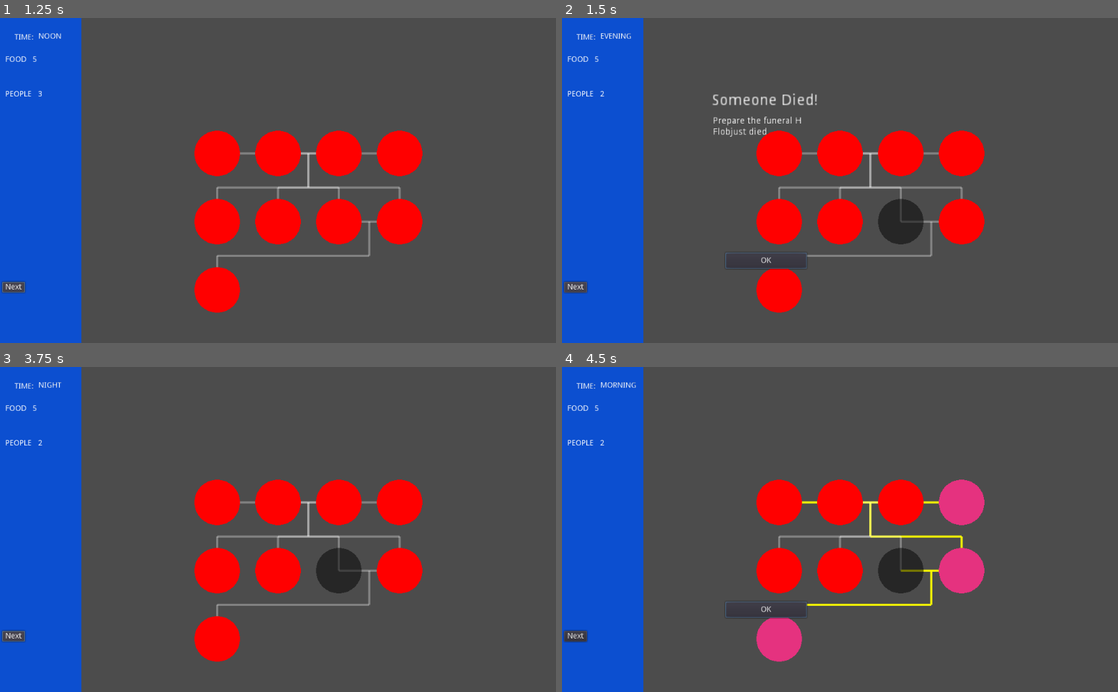
Above: before the commit, frames 1-4 (two rows, left to right).
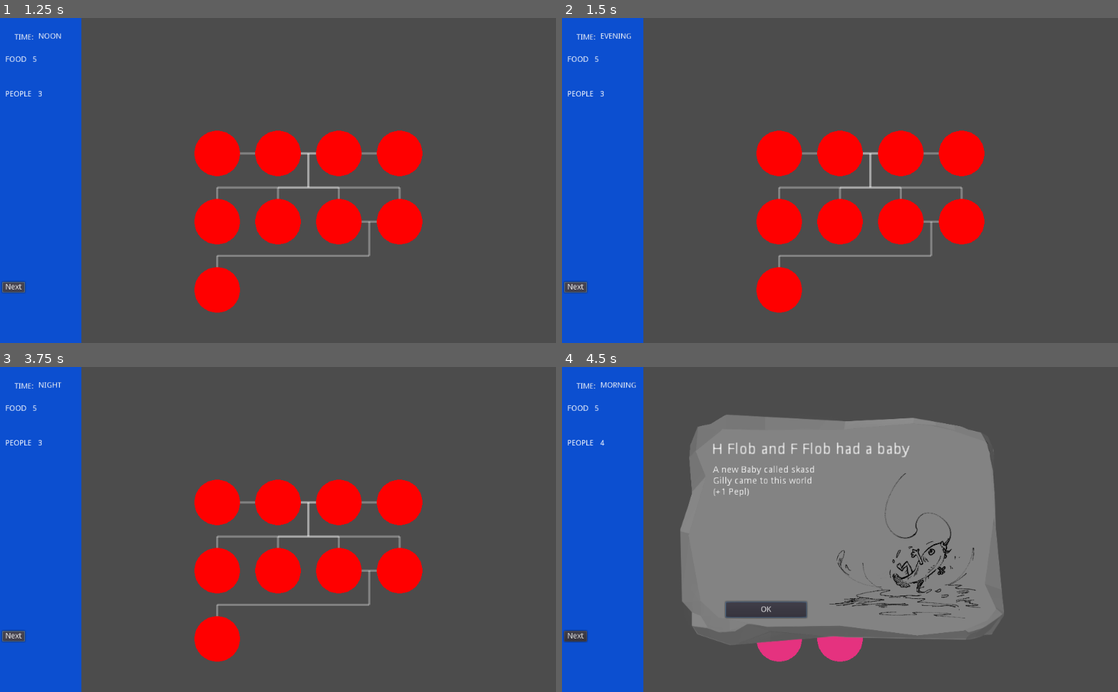
Above: after the commit, the same moments.

Repository: pmoco/GGJ23-FlipFlop_Gene
Game: Godot game, scene res://scenes/test.tscn
The game is run twice, just before and just after one commit, with the same random seed, the same clock (stepped at 60 frames per second) and the same inputs.
Inputs (mouse positions are in pixels of both pictures, inside the frame that each line leads up to):
- Up to frame 1 (1.25 s): click "Next" at 0.5 s
- Up to frame 2 (1.5 s): click "Next" at 1.25 s
- Up to frame 3 (3.75 s): click (205, 610) at 2 s, where only the run before the commit has a clickable "OK"; click (205, 610) at 2.75 s, where only the run before the commit has a clickable "OK"; click "Next" at 3.5 s
- Up to frame 4 (4.5 s): tap Enter at 4.25 s; move the mouse to (962, 513) at 4.27 s; click (962, 513) at 4.42 s

Frame 1 is identical in both runs. In frame 2, 1.6% of the frame differs, in the area x 0-66%, y 23-85%; in frame 3, 0.9%; in frame 4, 35%, in the area x 6-80%, y 14-91%.
Error after the commit: Invalid call. Nonexistent function 'getTaskEvent' in base 'Node (Event_manager.gd)'. (res://scripts/states/Evening.gd:14)

Commit message:
fix in Died Event

Diff:
--- a/Event_manager.gd
+++ b/Event_manager.gd
@@ -17,15 +17,15 @@
 
 
 var rdmEventList =[StrangerFound.new() , DiedEvent.new(), SickEvent.new(), MarryEvent.new(), HaveChildEvent.new()]
-var TaskEventList =[StrangerFound.new() , DiedEvent.new(),ExtrafoodEvent.new(),WoundedEvent.new()]
+var DayEventList =[StrangerFound.new() , DiedEvent.new(),ExtrafoodEvent.new(),WoundedEvent.new()]
 #var rdmEventList =[StrangerFound.new(),MarryEvent.new() ]
 
 func getNightEvent(_scene) -> Event:
 	return rdmEventList[randi() % rdmEventList.size()]
 
 
-func getTaskEvent(_scene) -> Event:
-	return TaskEventList[randi() % TaskEventList.size()]
+func getDayEvent(_scene) -> Event:
+	return DayEventList[randi() % DayEventList.size()]
 
 
 # Called when the node enters the scene tree for the first time.
--- a/scripts/Events/DiedEvent.gd
+++ b/scripts/Events/DiedEvent.gd
@@ -6,9 +6,9 @@
 	var age
 	if(age_number <30):
 		age = Character.AGE.CHILD
-	elif(30 <= age_number and  age_number < 50):
-		age = Character.AGE.ADULT
-	elif(50 <= age_number):
+	elif(  age_number < 50):
+		age = Character.AGE.ADULT #20%
+	else: #49%
 		age = Character.AGE.ELDER
 	var list_characters = scene.graph_holder.get_characters_by_age (age)
 	var character_to_kill: Character = list_characters[randi() % list_characters.size()] # TODO select random
Not shown, added: SPLASHART/SPLASHART_FARMING.png.import
Not shown, added: SPLASHART/SPLASHART_FISHING.png.import
Not shown, added: SPLASHART/SPLASHART_HARVESTING.png.import
Not shown, added: SPLASHART/SPLASHART_HUNTING.png.import
